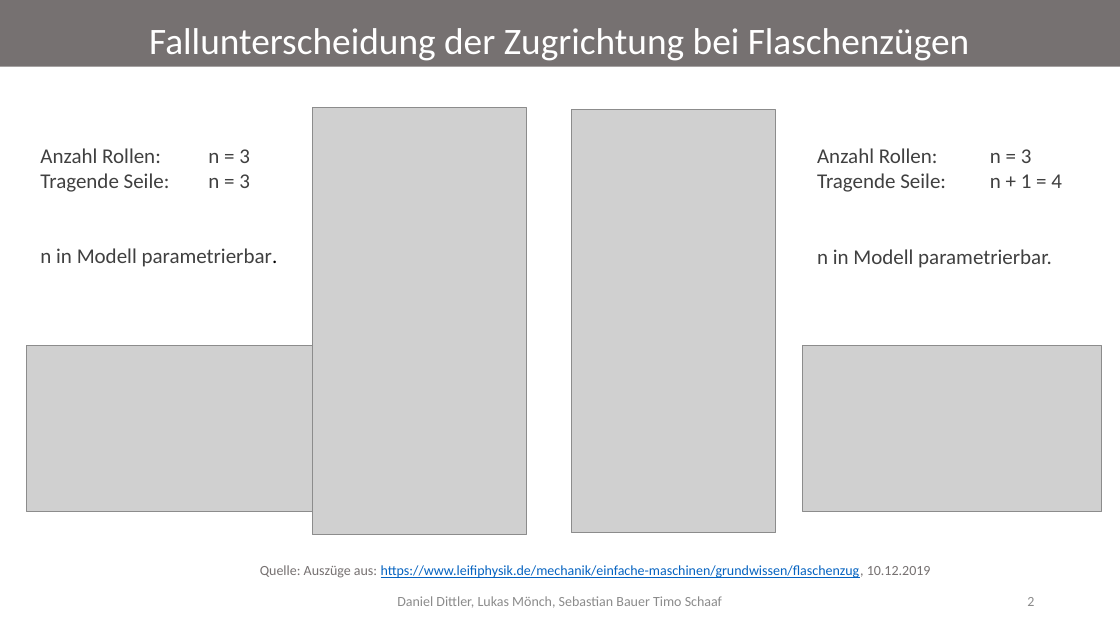
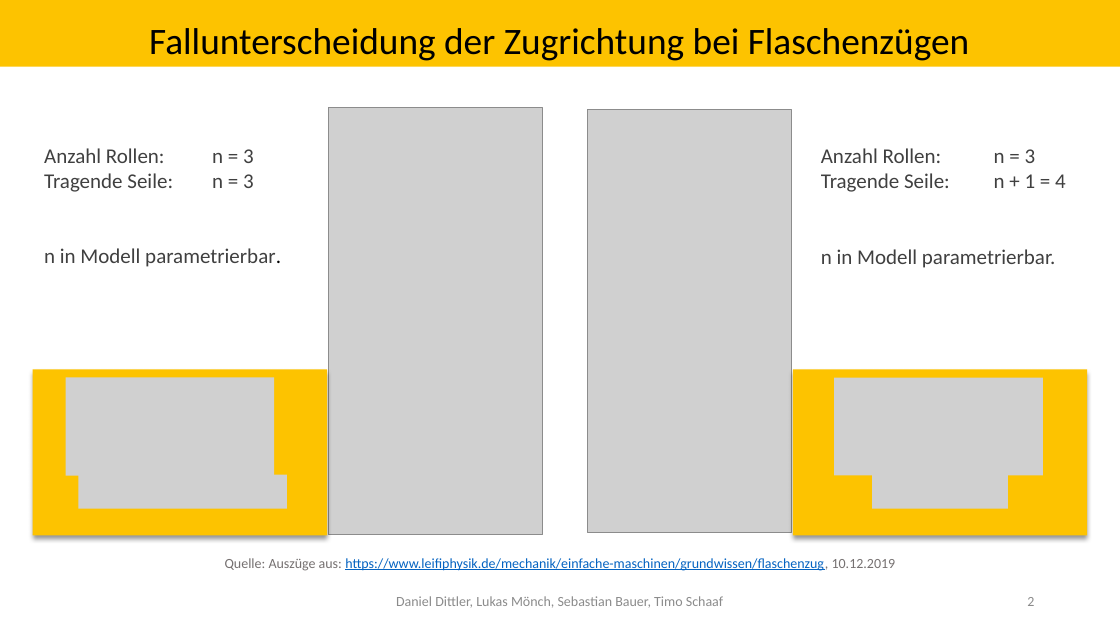
Before and after one commit to Git-Timo/MMS_Modelica_T2, a slide deck: slide 2 of Modelica_PowerPoint.pptx. Drawn at 1120x630 pixels with LibreOffice and Linux fonts; fonts in the diff are those of the drawing; grey boxes stand for pictures. Boxes give left, top, right and bottom in pixels: in the first picture for what was removed or moved away, otherwise in the second. Text is boxed around its words. In the diff, an @@ line names an element or a change of style, - is before the commit and + after.

```diff
--- a/Modelica_PowerPoint.pptx
+++ b/Modelica_PowerPoint.pptx
@@ title "Fallunterscheidung der Zugrichtung bei Flaschenzügen" at bbox=[0, 0, 1120, 66]: text colour #FFFFFF to #000000; fill #767171 to #FDC300 @@
@@ picture: place and size @@
-picture at bbox=[313, 108, 527, 534]
+picture at bbox=[329, 108, 543, 534]
@@ picture: place and size @@
-picture at bbox=[571, 110, 776, 533]
+picture at bbox=[587, 110, 791, 533]
@@ text "Anzahl Rollen: n = 3": place and size @@
-text "Anzahl Rollen: n = 3" at bbox=[40, 148, 278, 267]
+text "Anzahl Rollen: n = 3" at bbox=[44, 148, 281, 267]
@@ text "Anzahl Rollen: n = 3": place and size @@
-text "Anzahl Rollen: n = 3" at bbox=[817, 148, 1062, 268]
+text "Anzahl Rollen: n = 3" at bbox=[821, 148, 1066, 268]
@@ picture removed at bbox=[26, 345, 312, 512] @@
@@ picture removed at bbox=[802, 345, 1102, 512] @@
@@ group added at bbox=[33, 370, 1088, 536]: 4 pictures, 2 rectangles @@
@@ text "Quelle: Auszüge aus: https://www.leifiphysik.de/mechanik/ein ...": place and size @@
-text "Quelle: Auszüge aus: https://www.leifiphysik.de/mechanik/ein ..." at bbox=[260, 565, 931, 578]
+text "Quelle: Auszüge aus: https://www.leifiphysik.de/mechanik/ein ..." at bbox=[225, 558, 896, 571]
@@ text "Quelle: Auszüge aus: https://www.leifiphysik.de/mechanik/ein ..." at bbox=[225, 558, 896, 571]: alignment left to centre @@
@@ text at bbox=[396, 596, 723, 607]: text changed @@
-Daniel Dittler, Lukas Mönch, Sebastian Bauer Timo Schaaf
+Daniel Dittler, Lukas Mönch, Sebastian Bauer, Timo Schaaf
```
Also in this commit, not shown: 2 other slides changed.
